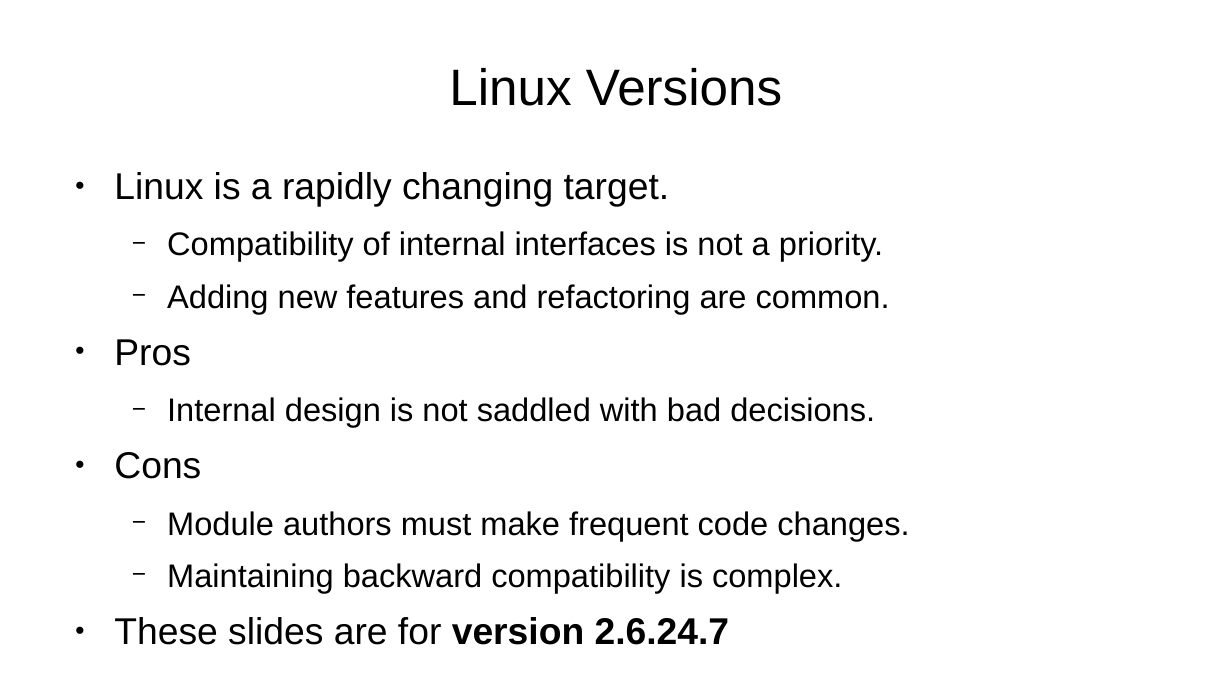
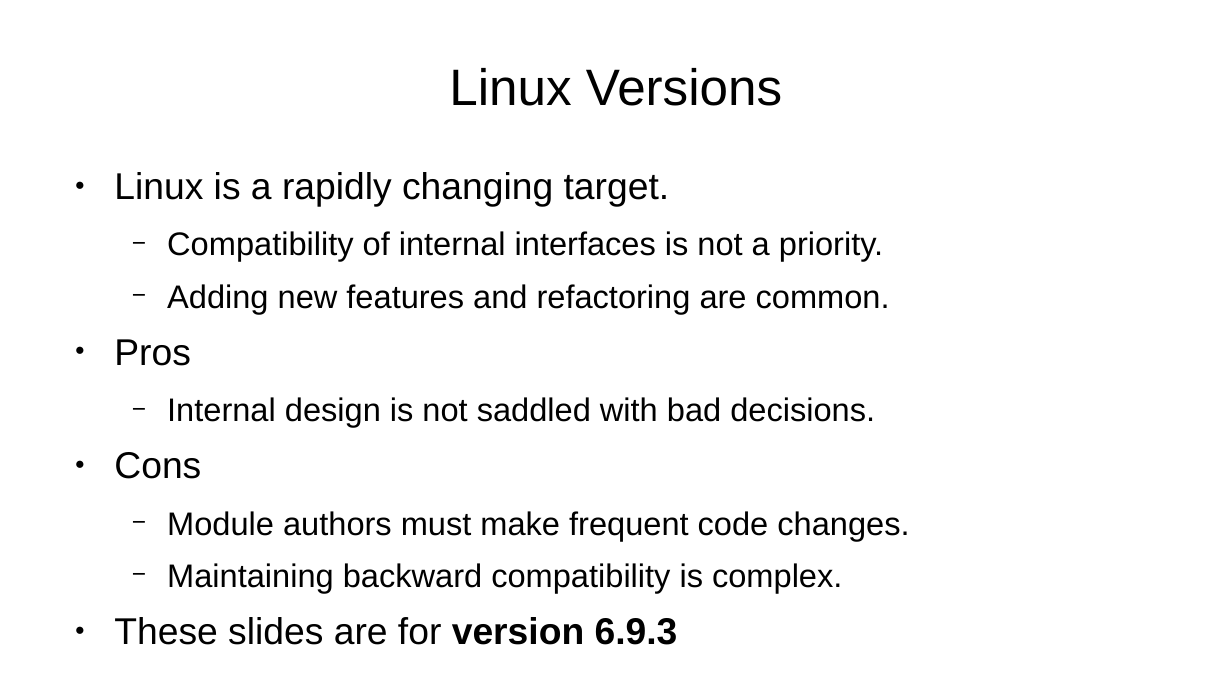
Before and after one commit to pchapin/genericfs, a slide deck: slide 2 of doc/Slides/Linux-File-System-Internals.odp. Drawn at 1232x693 pixels with LibreOffice and Linux fonts; fonts in the diff are those of the drawing. Boxes give left, top, right and bottom in pixels: in the first picture for what was removed or moved away, otherwise in the second. Text is boxed around its words. In the diff, an @@ line names an element or a change of style, - is before the commit and + after.

```diff
--- a/doc/Slides/Linux-File-System-Internals.odp
+++ b/doc/Slides/Linux-File-System-Internals.odp
@@ text at <box>114,617,678,645</box>: text changed @@
-● These slides are for version 2.6.24.7
+● These slides are for version 6.9.3
```
Also in this commit, not shown: 10 other slides changed.
